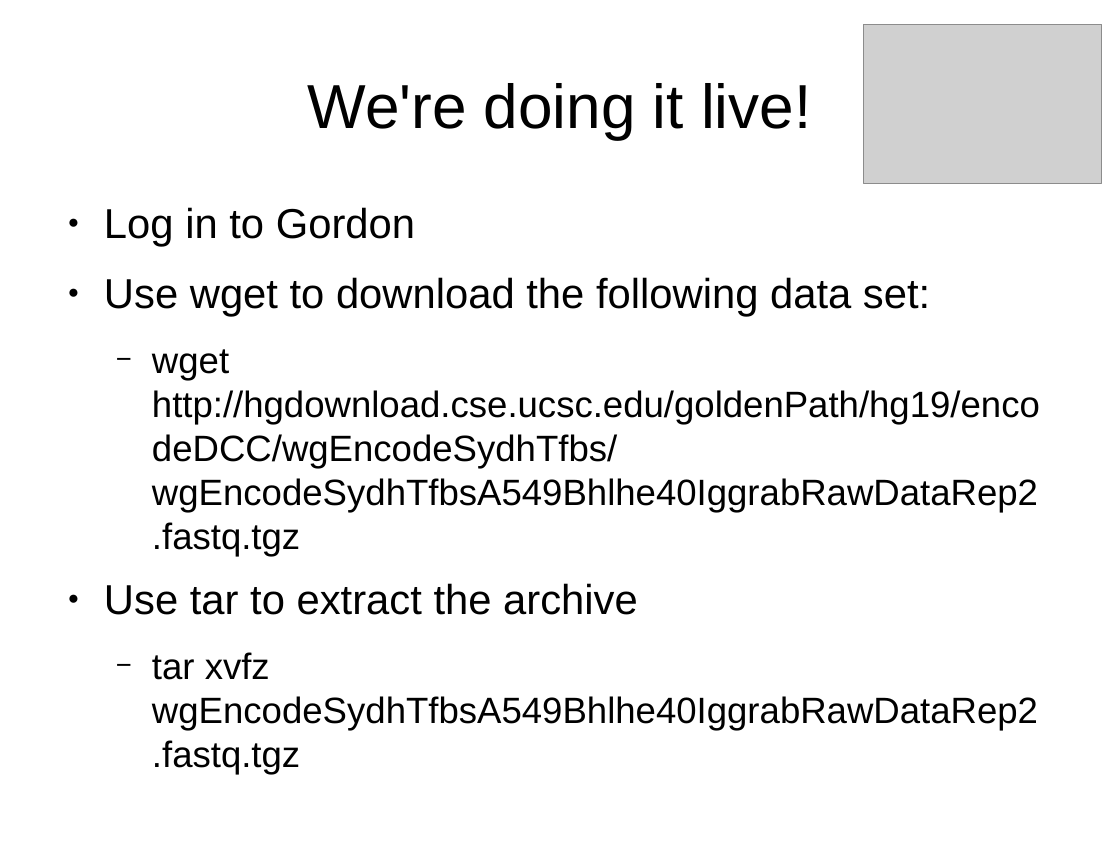
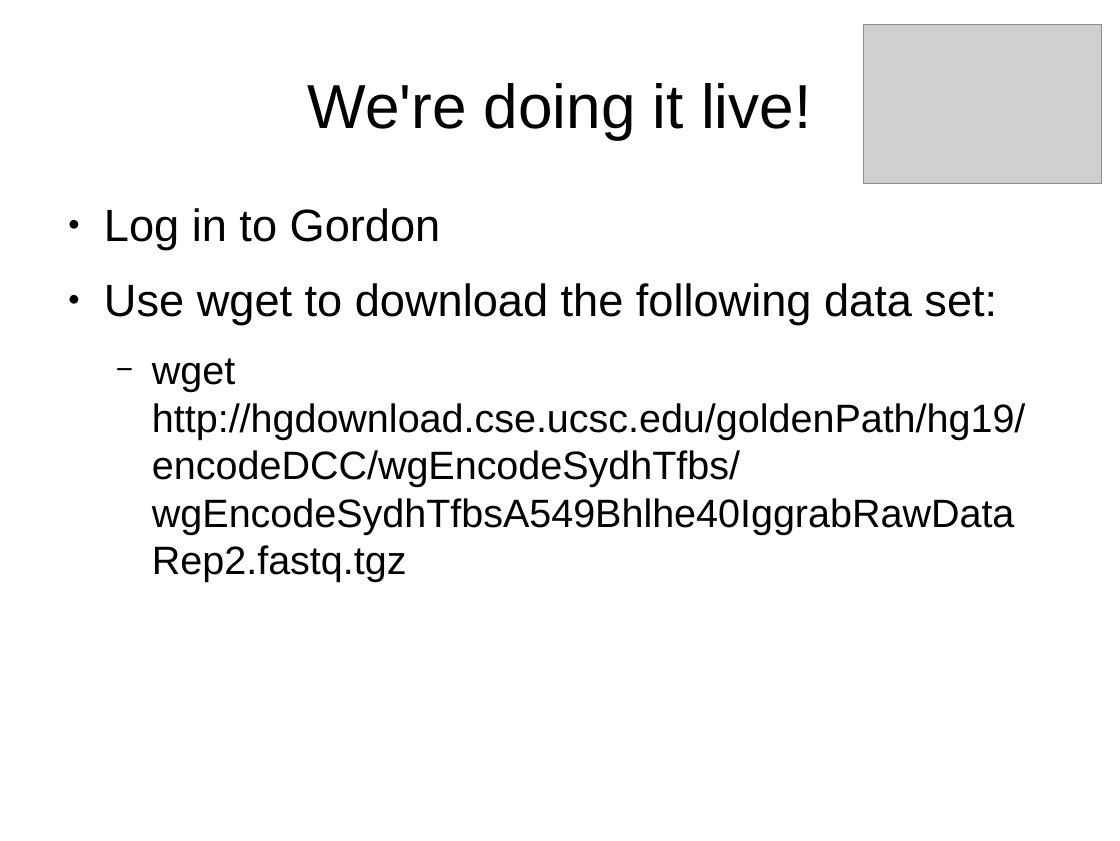
Before and after one commit to karmel/biosys-bootcamp, a slide deck: slide 15 of Lectures/Gordon.odp. Drawn at 1120x841 pixels with LibreOffice and Linux fonts; fonts in the diff are those of the drawing; grey boxes stand for pictures. Boxes give left, top, right and bottom in pixels: in the first picture for what was removed or moved away, otherwise in the second. Text is boxed around its words. In the diff, an @@ line names an element or a change of style, - is before the commit and + after.

Commit message:
Updated Gordon presentation

```diff
--- a/Lectures/Gordon.odp
+++ b/Lectures/Gordon.odp
@@ text "Log in to Gordon" at (104,208,1025,582): size 29.6 to 32 pt in "Log in to Gordon", "Use wget to download the following data ..."; size 25.9 to 28 pt in "wget http://hgdownload.cse.ucsc.edu/goldenPath/hg19/encodeDC ..." @@
@@ text at (104,583,1038,774): paragraphs removed @@
-● Use tar to extract the archive
-  − tar xvfz wgEncodeSydhTfbsA549Bhlhe40IggrabRawDataRep2.fastq.tgz
```
Also in this commit, not shown: 5 other slides changed.
